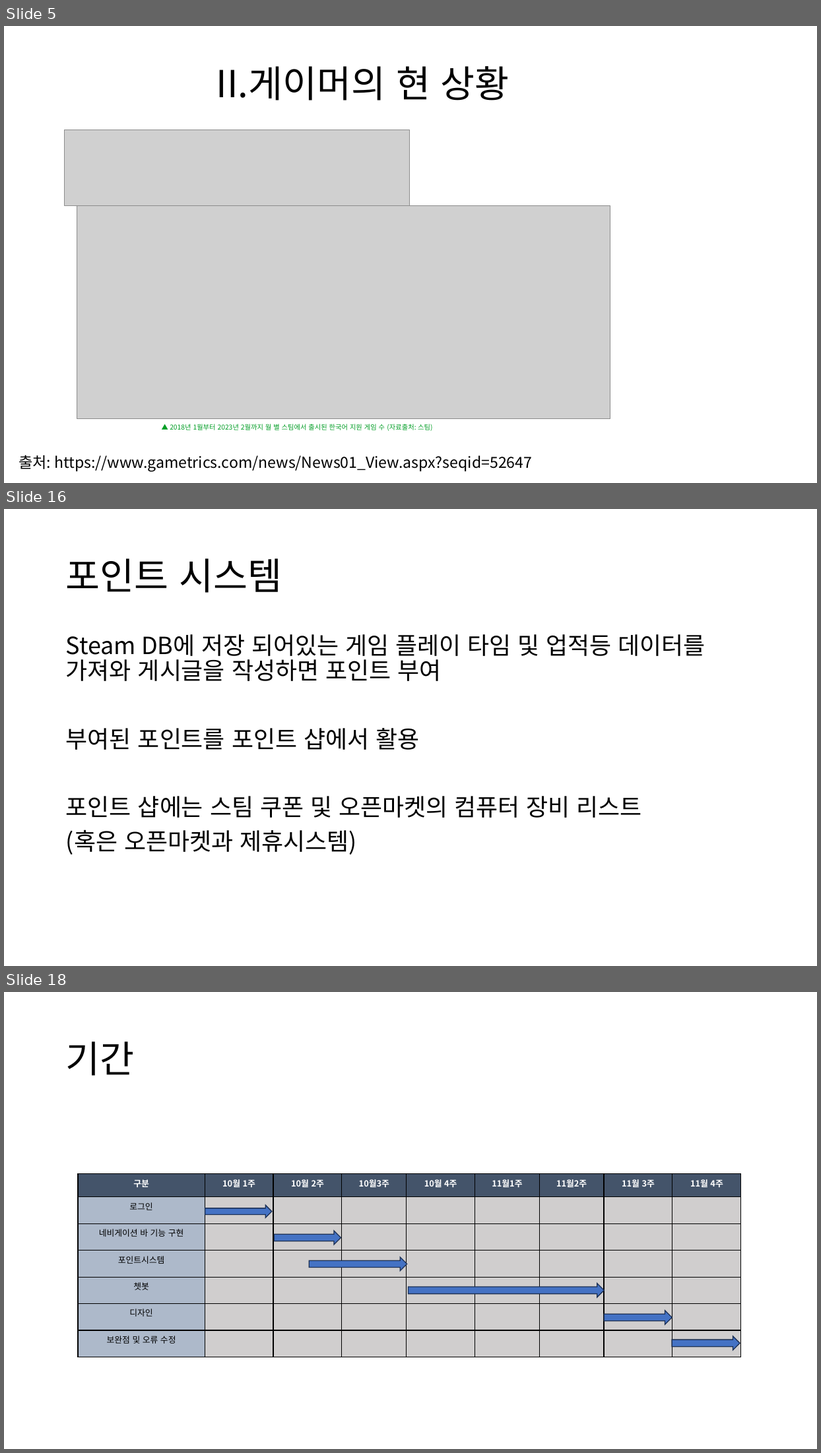
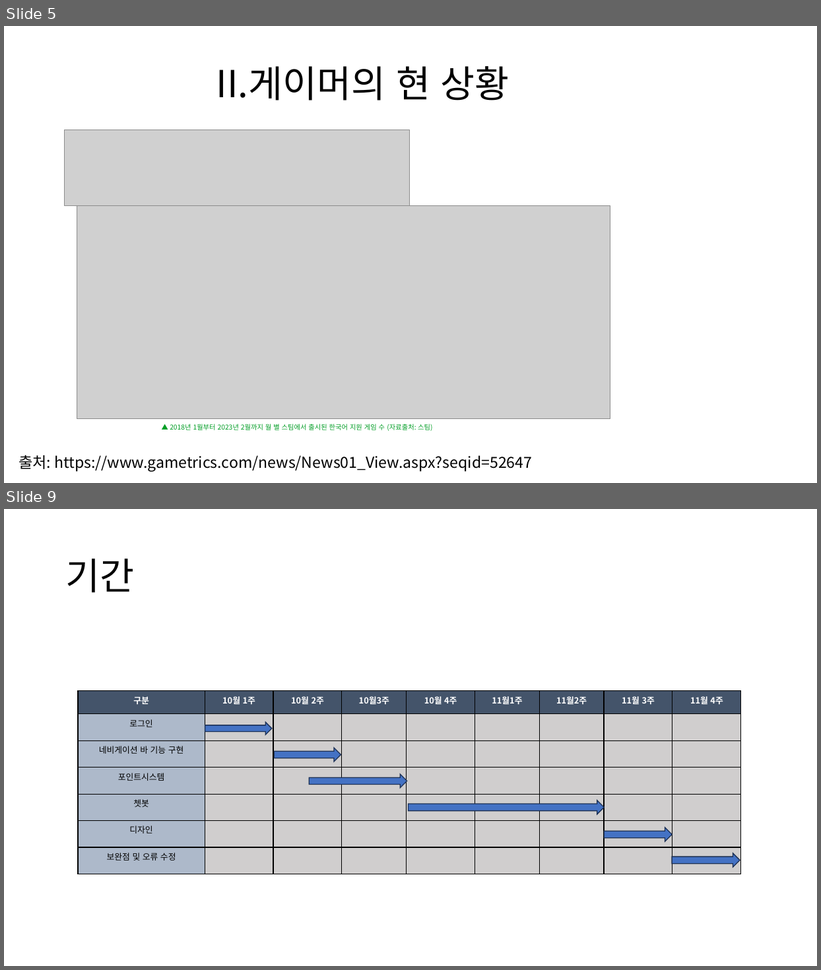
Before and after one commit to chlwlsgh777/project, a slide deck: GamSearch(수정).pptx. Shown one above the other, each under a label of ours: slides 5, 16 and 18 before the commit, slides 5 and 9 after it; the slides between them are not shown. The pictures are 821x1453 and 821x970 pixels, drawn with LibreOffice and Linux fonts; fonts in the diff are those of the drawing; grey boxes stand for pictures. Boxes give left, top, right and bottom in pixels: in the first picture for what was removed or moved away, otherwise in the second. Text is boxed around its words. In the diff, an @@ line names an element or a change of style, - is before the commit and + after.

```diff
--- a/GamSearch(수정).pptx
+++ b/GamSearch(수정).pptx
@@ slide 16 removed at (4,509,817,966), background #FFFFFF @@
@@ title removed at (66,559,283,593) @@
-포인트 시스템
@@ text removed at (66,634,706,855) @@
-Steam DB에 저장 되어있는 게임 플레이 타임 및 업적등 데이터를 가져와 게시글을 작성하면 포인트 부여
-부여된 포인트를 포인트 샵에서 활용
-포인트 샵에는 스팀 쿠폰 및 오픈마켓의 컴퓨터 장비 리스트
-(혹은 오픈마켓과 제휴시스템)
@@ what was slide 18 is now slide 9 @@
```
Also in this commit, not shown: 3 slides changed, 1 slide added, 9 other slides removed.
